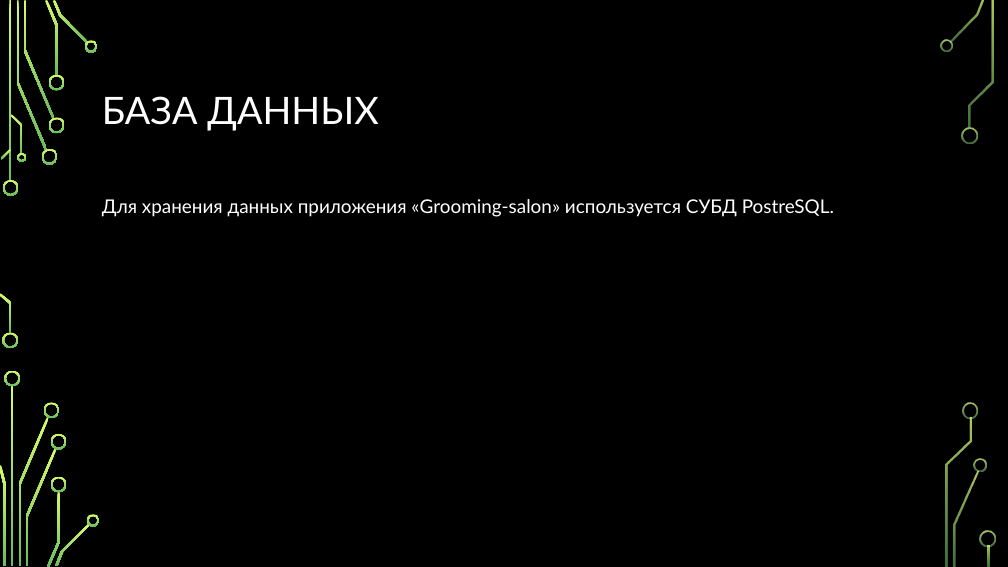
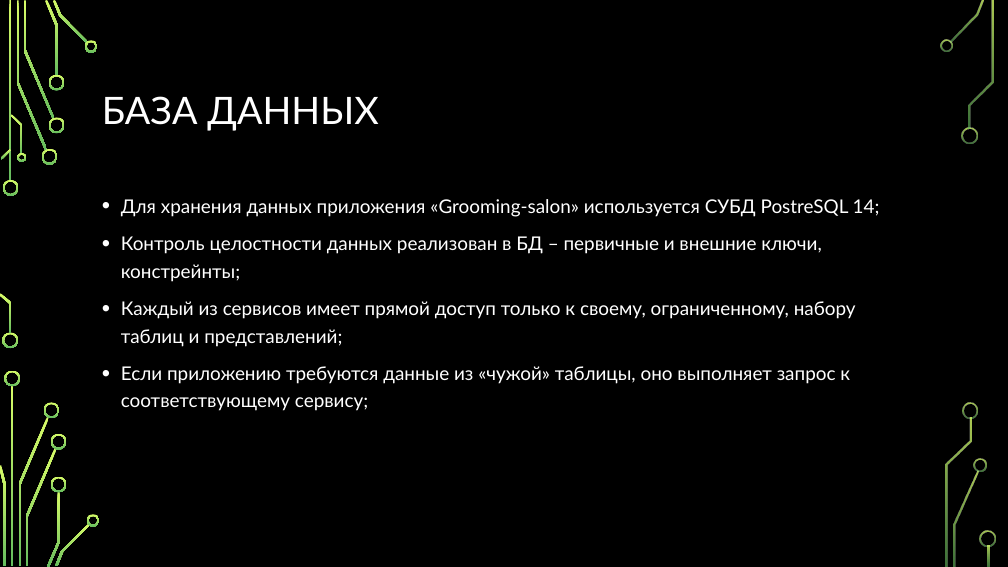
Before and after one commit to tischenko-dmitriy/grooming-salon, a slide deck: slide 9 of documentation/grooming-salon.pptx (slide 8 before the commit). Drawn at 1008x567 pixels with LibreOffice and Linux fonts; fonts in the diff are those of the drawing; background and template pictures are left out. Boxes give left, top, right and bottom in pixels: in the first picture for what was removed or moved away, otherwise in the second. Text is boxed around its words. In the diff, an @@ line names an element or a change of style, - is before the commit and + after.

```diff
--- a/documentation/grooming-salon.pptx
+++ b/documentation/grooming-salon.pptx
@@ text at bbox=[121, 199, 880, 411]: text changed @@
-Для хранения данных приложения «Grooming-salon» используется СУБД PostreSQL.
+• Для хранения данных приложения «Grooming-salon» используется СУБД PostreSQL 14;
+• Контроль целостности данных реализован в БД – первичные и внешние ключи, констрейнты;
+• Каждый из сервисов имеет прямой доступ только к своему, ограниченному, набору таблиц и представлений;
+• Если приложению требуются данные из «чужой» таблицы, оно выполняет запрос к соответствующему сервису;
```
Also in this commit, not shown: 4 other slides changed, 4 slides added, 1 slide removed, 3 other files.
